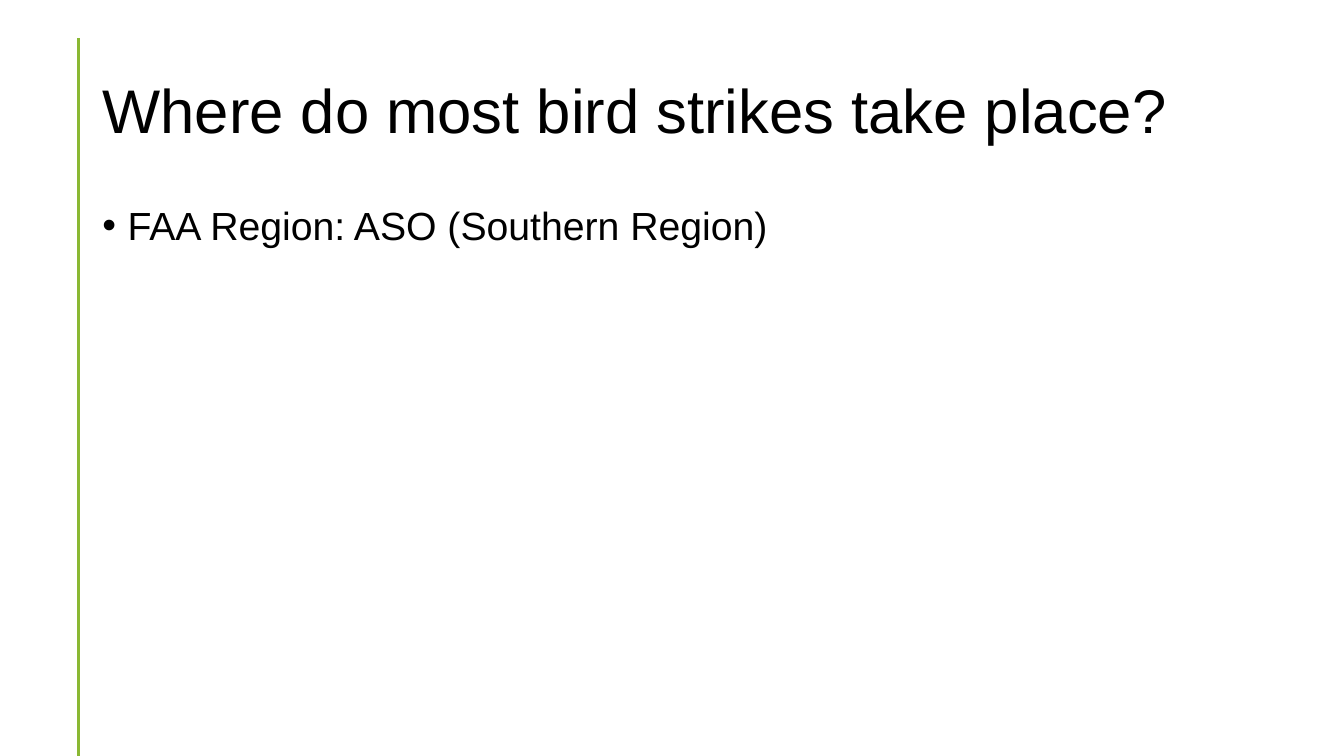
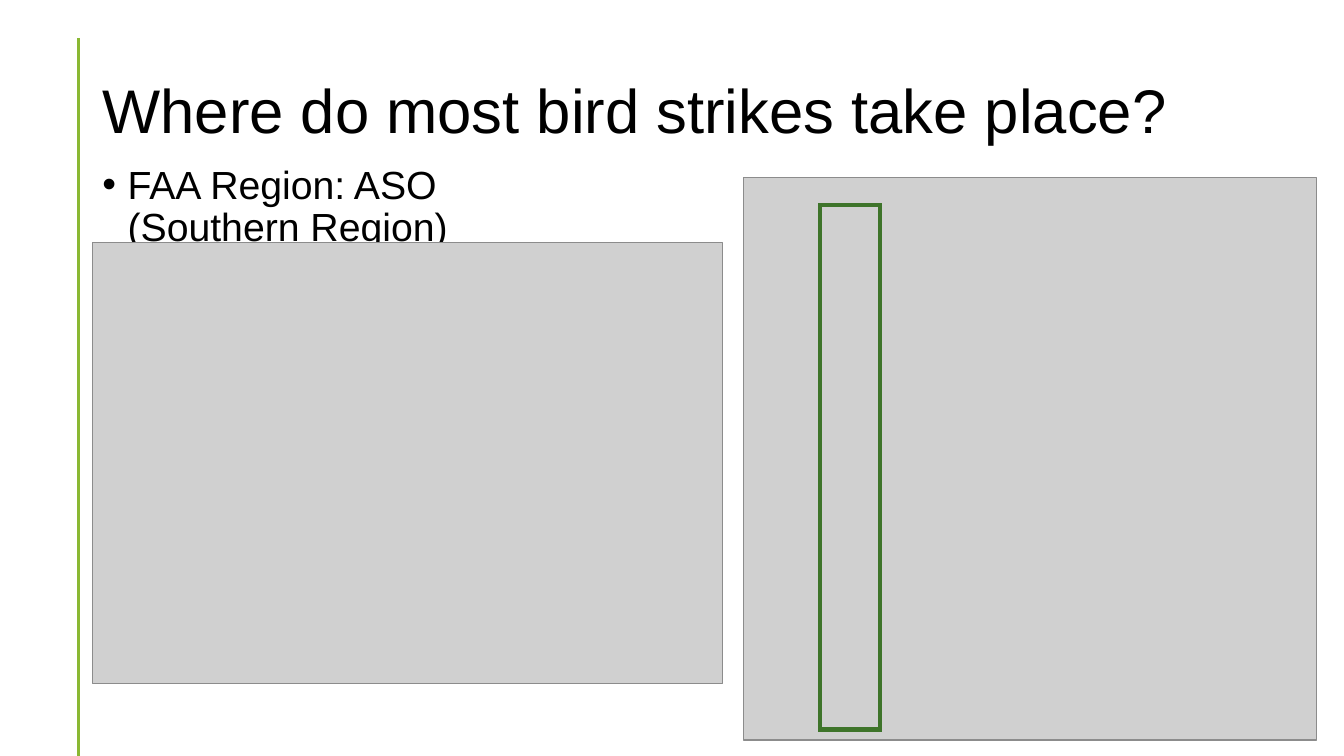
Before and after one commit to kplam624/Birds-Plane-Incident-Analysis, a slide deck: slide 10 of Project-1_CombatWombats.pptx (slide 8 before the commit). Drawn at 1344x756 pixels with LibreOffice and Linux fonts; fonts in the diff are those of the drawing; grey boxes stand for pictures. Boxes give left, top, right and bottom in pixels: in the first picture for what was removed or moved away, otherwise in the second. Text is boxed around its words. In the diff, an @@ line names an element or a change of style, - is before the commit and + after.

```diff
--- a/Project-1_CombatWombats.pptx
+++ b/Project-1_CombatWombats.pptx
@@ text "FAA Region: ASO (Southern Region)" rewrapped from <box>128,211,767,248</box> to <box>128,170,447,249</box> @@
@@ picture added at <box>744,177,1317,741</box> @@
@@ rectangle added at <box>821,205,881,730</box>, outline #3E752A 3 pt @@
@@ picture added at <box>93,243,723,685</box> @@
```
Also in this commit, not shown: 10 other slides changed, 9 slides added, 3 slides removed.
